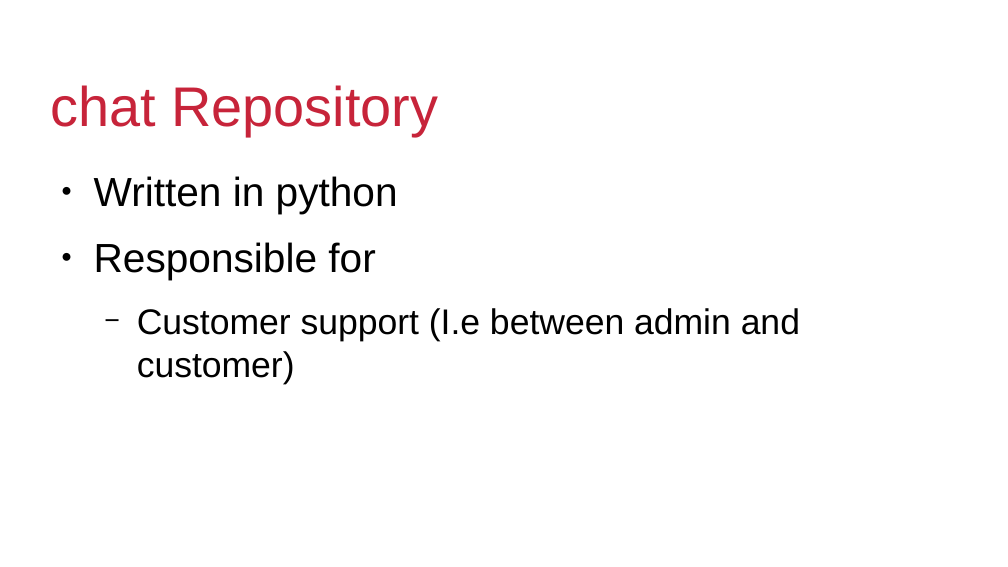
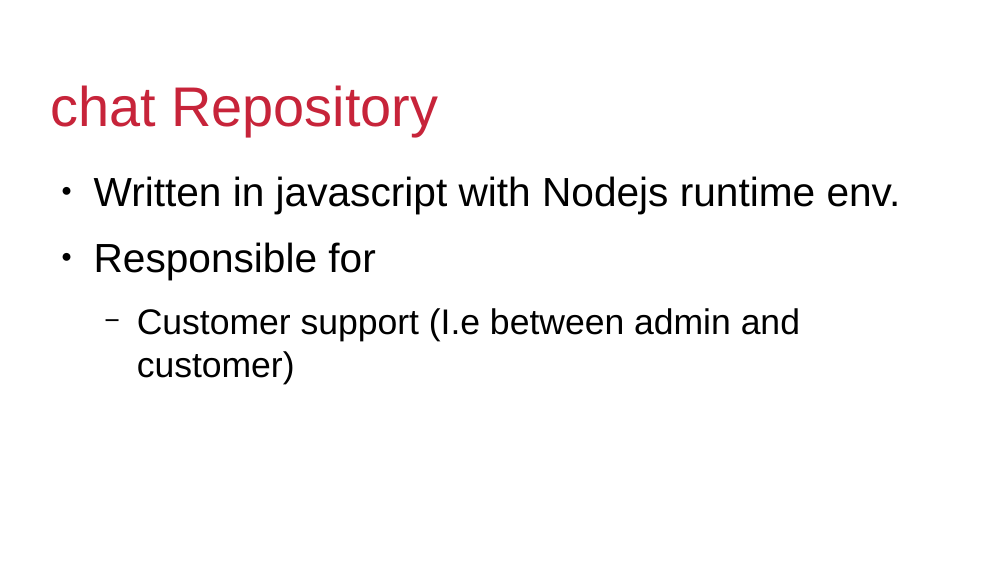
Before and after one commit to Guya-LTD/srs, a slide deck: slide 18 of guya-ltd-presentation.odp. Drawn at 1008x567 pixels with LibreOffice and Linux fonts; fonts in the diff are those of the drawing; background and template pictures are left out. Boxes give left, top, right and bottom in pixels: in the first picture for what was removed or moved away, otherwise in the second. Text is boxed around its words. In the diff, an @@ line names an element or a change of style, - is before the commit and + after.

Commit message:
More slides

```diff
--- a/guya-ltd-presentation.odp
+++ b/guya-ltd-presentation.odp
@@ text at [94,176,901,213]: text changed @@
-● Written in python
+● Written in javascript with Nodejs runtime env.
```
Also in this commit, not shown: 1 other slide changed, 2 slides added, 2 slides removed.
